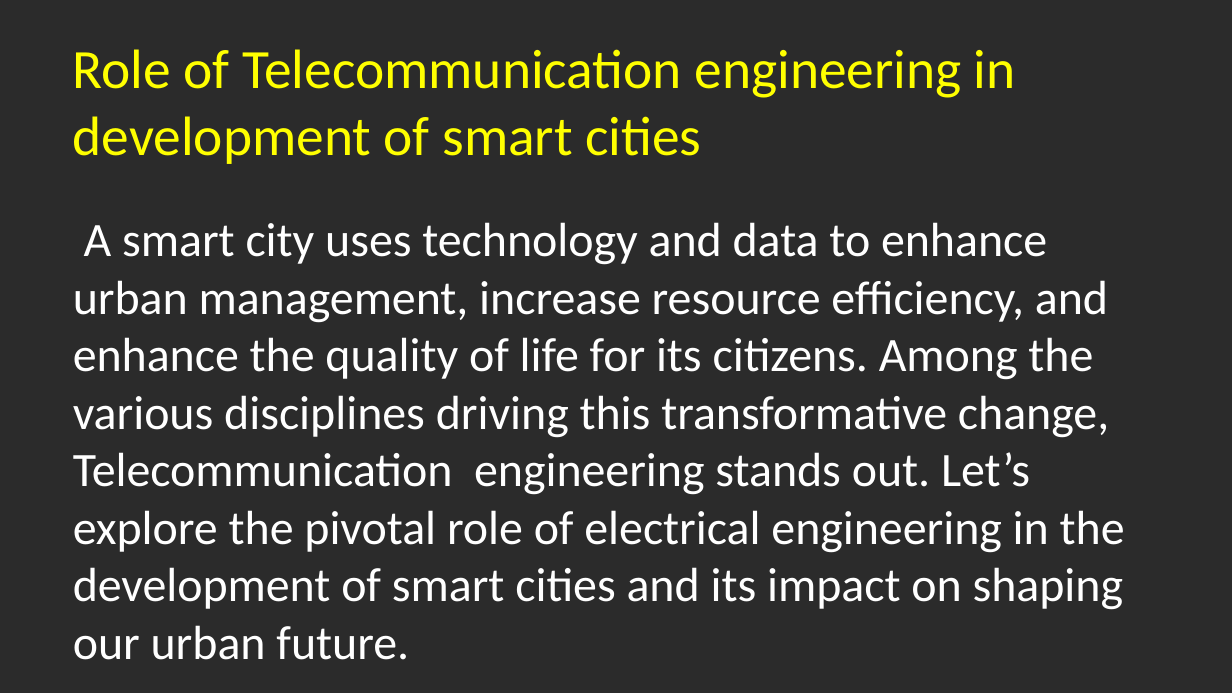
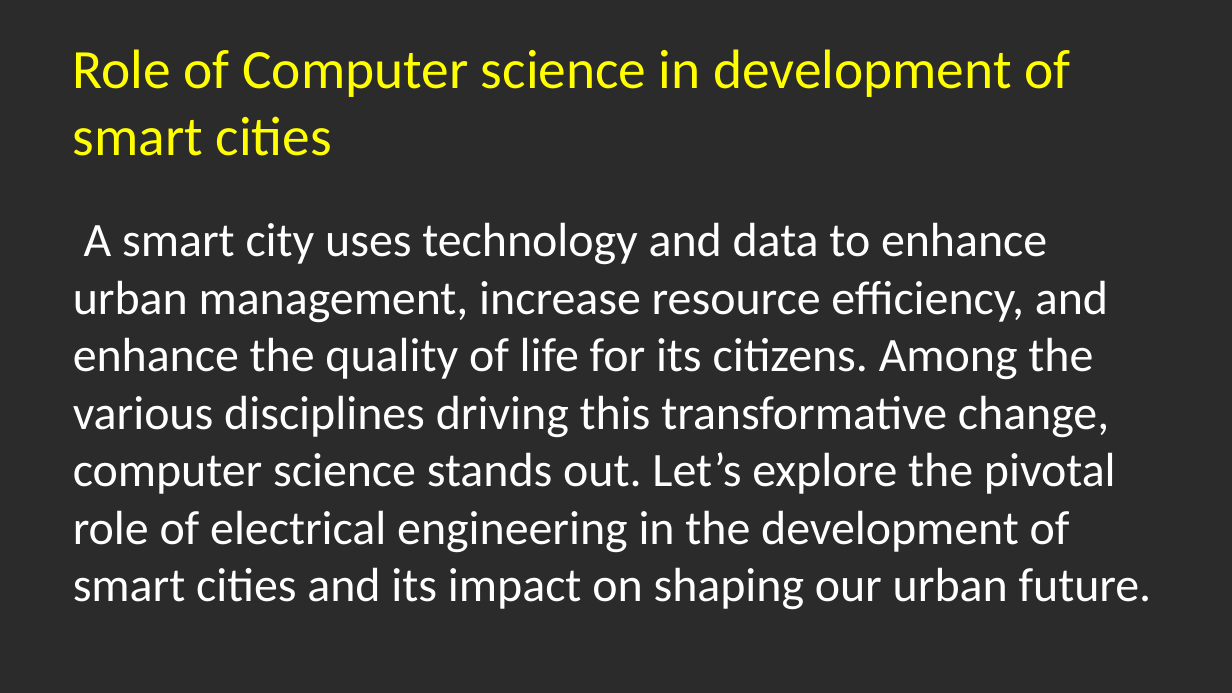
Before and after one commit to emmanakitare/capstone-portfolio, a slide deck: slide 8 of Nakitare_capstone_project/(4)INNOVATION PROJECT.pptx. Drawn at 1232x693 pixels with LibreOffice and Linux fonts; fonts in the diff are those of the drawing; background and template pictures are left out; a plain dark background stands for a picture behind light text. Boxes give left, top, right and bottom in pixels: in the first picture for what was removed or moved away, otherwise in the second. Text is boxed around its words. In the diff, an @@ line names an element or a change of style, - is before the commit and + after.

```diff
--- a/Nakitare_capstone_project/(4)INNOVATION PROJECT.pptx
+++ b/Nakitare_capstone_project/(4)INNOVATION PROJECT.pptx
@@ title at [73,49,1070,156]: text changed @@
-Role of Telecommunication engineering in development of smart cities
+Role of Computer science in development of smart cities
@@ text at [73,222,1152,610]: text changed @@
-A smart city uses technology and data to enhance urban management, increase resource efficiency, and enhance the quality of life for its citizens. Among the various disciplines driving this transformative change, Telecommunication engineering stands out. Let’s explore the pivotal role of electrical engineering in the development of smart cities and its impact on shaping our urban future.
+A smart city uses technology and data to enhance urban management, increase resource efficiency, and enhance the quality of life for its citizens. Among the various disciplines driving this transformative change, computer science stands out. Let’s explore the pivotal role of electrical engineering in the development of smart cities and its impact on shaping our urban future.
```
Also in this commit, not shown: 5 other slides changed, 10 other files.
